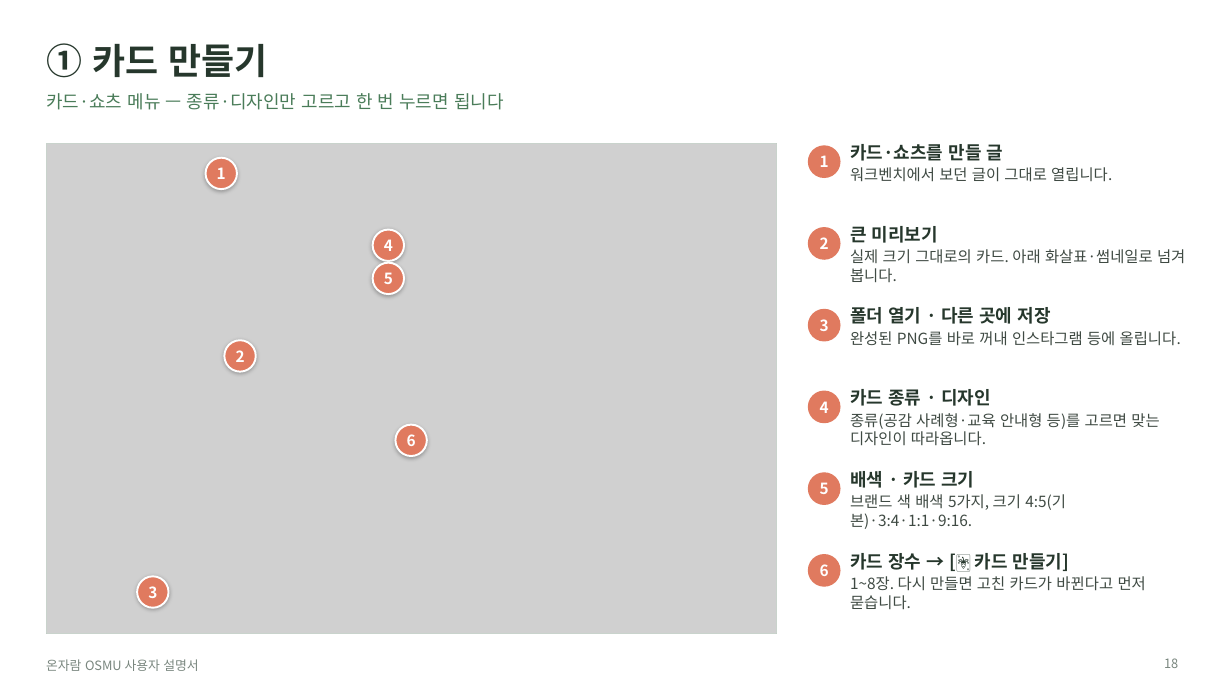
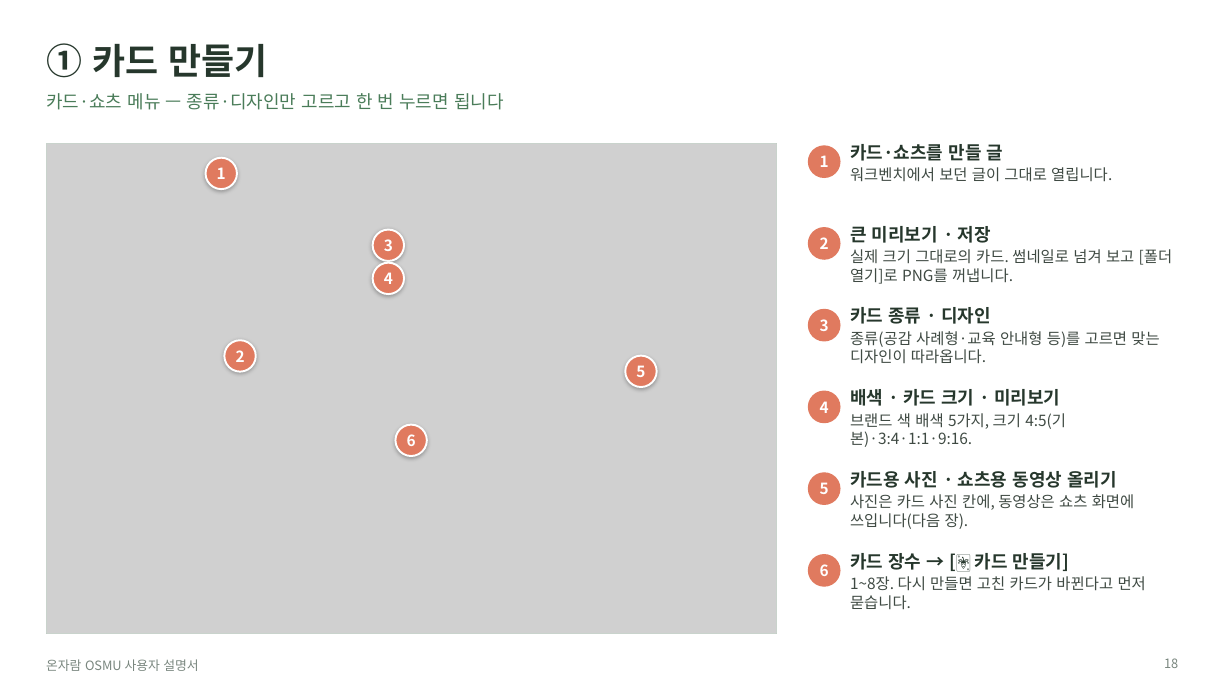
Before and after one commit to JaewooLee-AI/OSMU_onjaram, a slide deck: slide 18 of docs/manual/온자람_OSMU_사용자설명서.pptx. Drawn at 1232x693 pixels with LibreOffice and Linux fonts; fonts in the diff are those of the drawing; grey boxes stand for pictures. Boxes give left, top, right and bottom in pixels: in the first picture for what was removed or moved away, otherwise in the second. Text is boxed around its words. In the diff, an @@ line names an element or a change of style, - is before the commit and + after.

```diff
--- a/docs/manual/온자람_OSMU_사용자설명서.pptx
+++ b/docs/manual/온자람_OSMU_사용자설명서.pptx
@@ text "3": place and size @@
-text "3" at [148, 586, 157, 598]
+text "3" at [384, 239, 393, 251]
@@ text at [850, 226, 1173, 284]: text changed @@
-큰 미리보기
-실제 크기 그대로의 카드. 아래 화살표·썸네일로 넘겨 봅니다.
+큰 미리보기 · 저장
+실제 크기 그대로의 카드. 썸네일로 넘겨 보고 [폴더 열기]로 PNG를 꺼냅니다.
@@ text "4": place and size @@
-text "4" at [384, 239, 393, 251]
+text "4" at [384, 272, 393, 284]
@@ text "카드 종류 · 디자인": place and size @@
-text "카드 종류 · 디자인" at [850, 389, 1159, 446]
+text "카드 종류 · 디자인" at [850, 307, 1159, 364]
@@ text removed at [850, 307, 1181, 345] @@
-폴더 열기 · 다른 곳에 저장
-완성된 PNG를 바로 꺼내 인스타그램 등에 올립니다.
@@ text "5": place and size @@
-text "5" at [384, 272, 393, 284]
+text "5" at [636, 365, 645, 377]
@@ ellipse: place and size @@
-ellipse at [137, 577, 168, 608]
+ellipse at [626, 356, 657, 387]
@@ text added at [850, 389, 1066, 447], 12 pt, text #3F4A43 @@
+배색 · 카드 크기 · 미리보기
+브랜드 색 배색 5가지, 크기 4:5(기본)·3:4·1:1·9:16.
@@ text at [850, 471, 1134, 529]: text changed @@
-배색 · 카드 크기
-브랜드 색 배색 5가지, 크기 4:5(기본)·3:4·1:1·9:16.
+카드용 사진 · 쇼츠용 동영상 올리기
+사진은 카드 사진 칸에, 동영상은 쇼츠 화면에 쓰입니다(다음 장).
```
Also in this commit, not shown: 9 other slides changed, 3 slides added, 1 slide removed, 7 other files.
